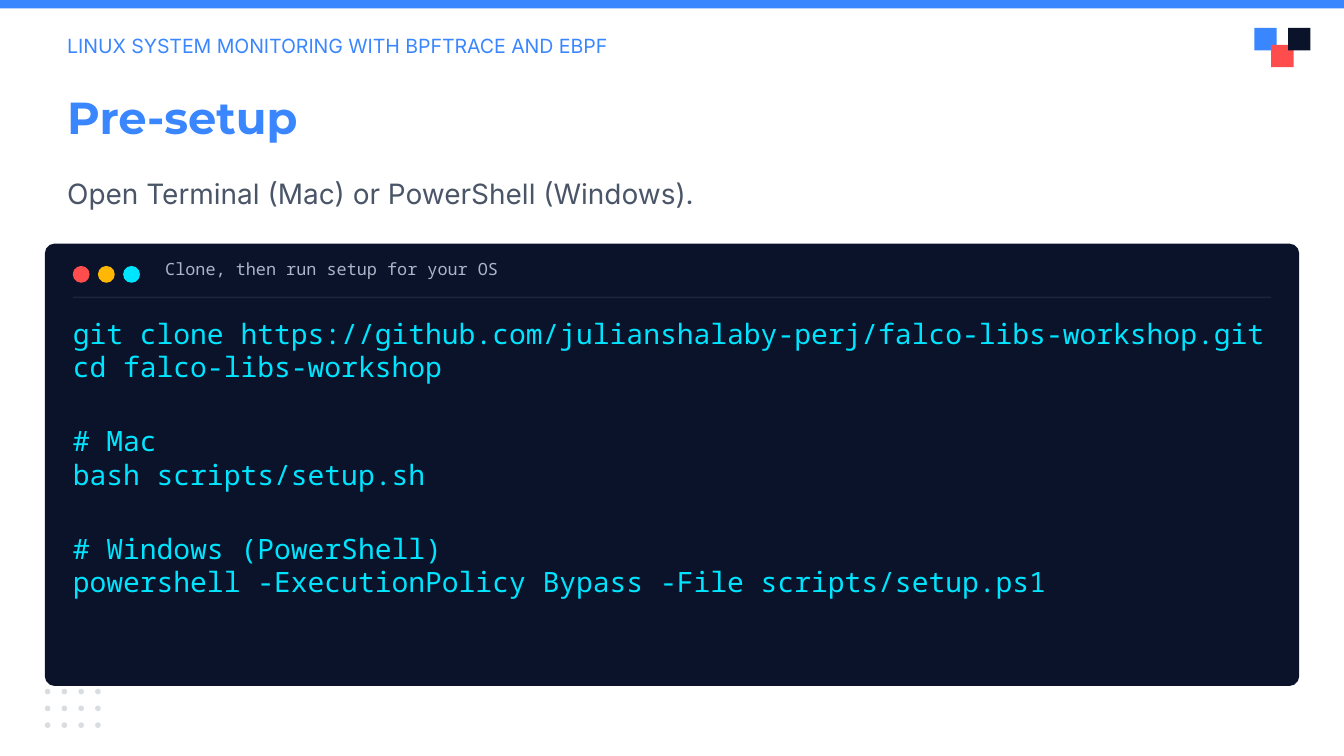
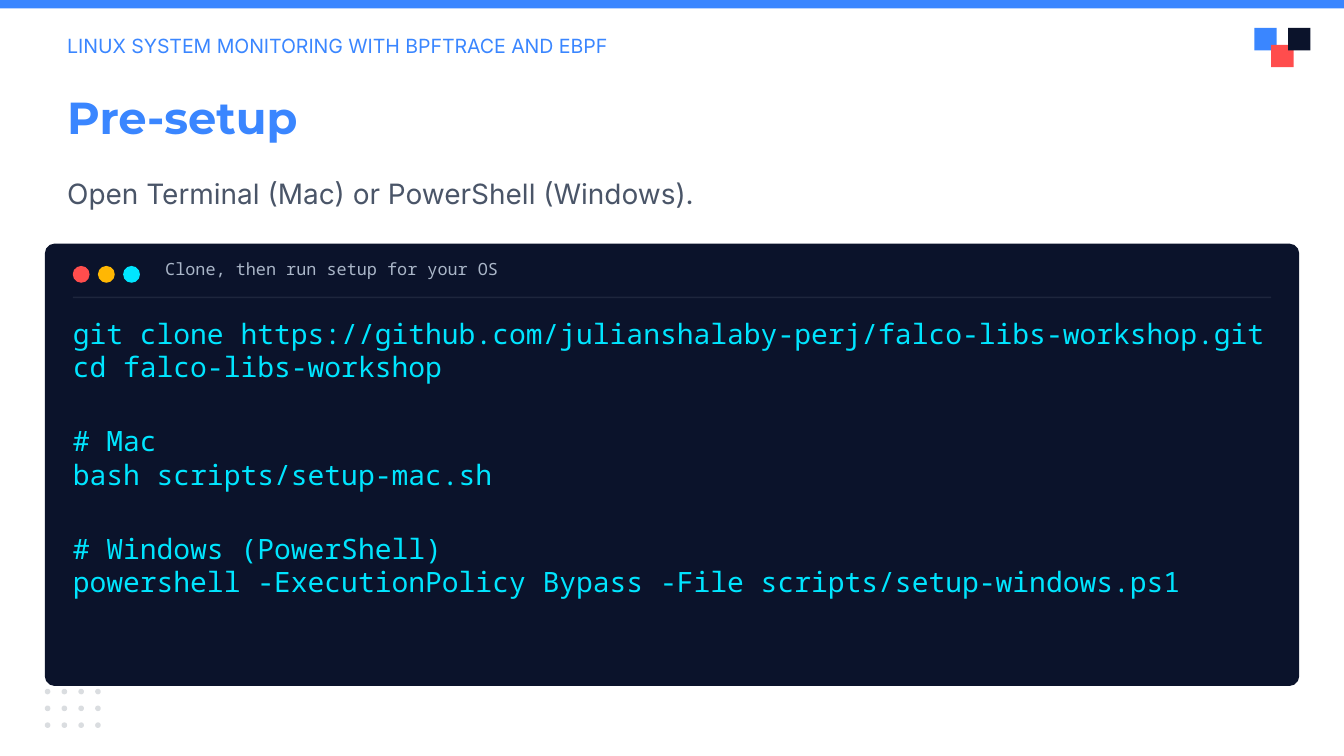
Before and after one commit to julianshalaby-perj/falco-libs-workshop, a slide deck: slide 2 of presentation/falco-libs-intro.pptx. Drawn at 1344x756 pixels with LibreOffice and Linux fonts; fonts in the diff are those of the drawing; background and template pictures are left out. Boxes give left, top, right and bottom in pixels: in the first picture for what was removed or moved away, otherwise in the second. Text is boxed around its words. In the diff, an @@ line names an element or a change of style, - is before the commit and + after.

Commit message:
Update slides for consolidated setup scripts

```diff
--- a/presentation/falco-libs-intro.pptx
+++ b/presentation/falco-libs-intro.pptx
@@ text at (73,463,493,492): text changed @@
-bash scripts/setup.sh
+bash scripts/setup-mac.sh
@@ text at (73,570,1181,599): text changed @@
-powershell -ExecutionPolicy Bypass -File scripts/setup.ps1
+powershell -ExecutionPolicy Bypass -File scripts/setup-windows.ps1
```
Also in this commit, not shown: 3 other slides changed.
